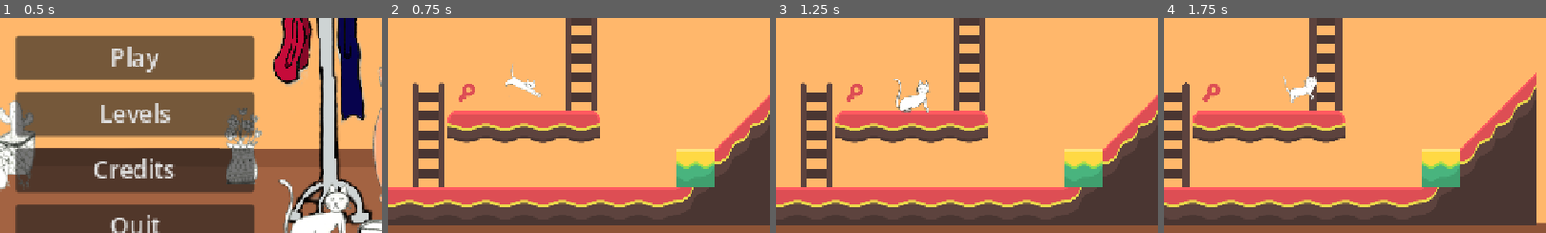
Above: before the commit, frames 1-4 (left to right).
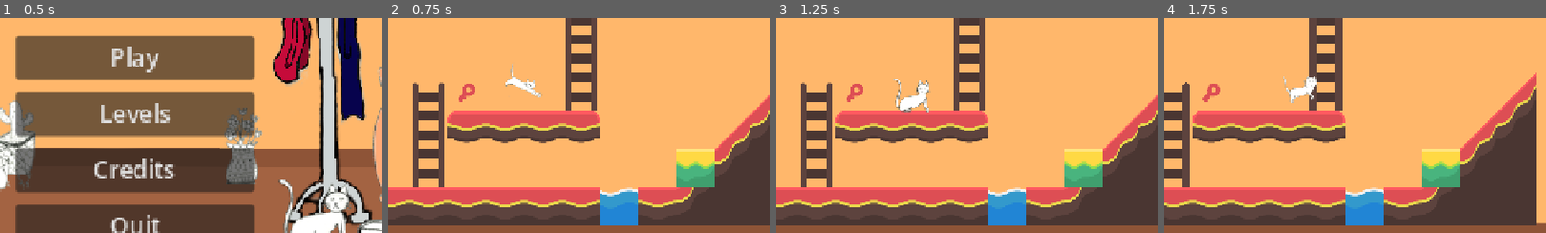
Above: after the commit, the same moments.

Repository: Fantasiel/GameJam25
Game: Godot game, scene res://scenes/menu.tscn
Same seed, same stepped clock (60 frames per second), same inputs: the game is played once before the commit and once after it.
Inputs:
- Up to frame 1 (0.5 s): no input
- Up to frame 2 (0.75 s): click "Play" at 0.5 s
- Up to frame 3 (1.25 s): no input
- Up to frame 4 (1.75 s): hold Right (move_right) from 1.28 s (still down); tap Delete (die) at 1.35 s; tap Space (jump) at 1.52 s
The pictures show only the part of the screen within x 32-82%, y 37-87%; the shares and areas given below are measured in that part.

Frame 1 is identical in both runs. In frame 2, 1.8% of the frame differs, in the area x 55-66%, y 78-97%; in frame 3, 1.8%; in frame 4, 1.8%.

Commit message:
change project layers and cat layer

Diff:
--- a/project.godot
+++ b/project.godot
@@ -80,8 +80,10 @@
 [layer_names]
 
 2d_physics/layer_1="Player"
-2d_physics/layer_2="Floor"
-2d_physics/layer_3="Button"
+2d_physics/layer_2="World"
+2d_physics/layer_3="Interactable"
+2d_physics/layer_4="Trap"
+2d_physics/layer_5="Slappable"
 
 [rendering]
 
--- a/scenes/cat/area_2d.gd
+++ b/scenes/cat/area_2d.gd
@@ -1,4 +1,12 @@
 extends Area2D
+
+enum Layers {
+	Player = 1,
+	World = 2,
+	Interactable = 4,
+	Trap = 8,
+	Slappable = 16
+}
 
 func _on_body_entered(body) -> void:
 	var cat = get_parent()
@@ -10,3 +18,8 @@
 	var cat = get_parent()
 	if body is Vase:
 		cat.slappable_bodies.erase(body.get_instance_id());
+
+
+func _on_body_shape_entered(body_rid: RID, body: Node2D, body_shape_index: int, local_shape_index: int) -> void:
+	if PhysicsServer2D.body_get_collision_layer(body_rid) & 8 > 0:
+		print("death")
--- a/scenes/cat/cat.tscn
+++ b/scenes/cat/cat.tscn
@@ -357,6 +357,7 @@
 [node name="Cat" type="CharacterBody2D"]
 z_index = 5
 collision_layer = 0
+collision_mask = 9
 script = SubResource("GDScript_t8swq")
 
 [node name="AnimatedSprite2D" type="AnimatedSprite2D" parent="."]
@@ -381,6 +382,7 @@
 hit_from_inside = true
 
 [node name="Area2D" type="Area2D" parent="."]
+collision_mask = 31
 script = ExtResource("18_fyj7c")
 
 [node name="CollisionShape2D" type="CollisionShape2D" parent="Area2D"]
@@ -390,3 +392,4 @@
 [connection signal="animation_finished" from="AnimatedSprite2D" to="." method="_on_animation_finished"]
 [connection signal="body_entered" from="Area2D" to="Area2D" method="_on_body_entered"]
 [connection signal="body_exited" from="Area2D" to="Area2D" method="_on_body_exited"]
+[connection signal="body_shape_entered" from="Area2D" to="Area2D" method="_on_body_shape_entered"]
--- a/scenes/levels/test.tscn
+++ b/scenes/levels/test.tscn
@@ -324,7 +324,9 @@
 10:9/0 = 0
 11:9/0 = 0
 12:9/0 = 0
+12:9/0/physics_layer_3/polygon_0/points = PackedVector2Array(-32, 0, 32, 0, 32, 32, -32, 32)
 13:9/0 = 0
+13:9/0/physics_layer_3/polygon_0/points = PackedVector2Array(-32, 0, 32, 0, 32, 32, -32, 32)
 14:9/0 = 0
 15:9/0 = 0
 16:9/0 = 0
@@ -355,9 +357,13 @@
 10:10/0 = 0
 11:10/0 = 0
 12:10/0 = 0
+12:10/0/physics_layer_3/polygon_0/points = PackedVector2Array(-32, 0, 32, 0, 32, 32, -32, 32)
 13:10/0 = 0
+13:10/0/physics_layer_3/polygon_0/points = PackedVector2Array(-32, 0, 32, 0, 32, 32, -32, 32)
 14:10/0 = 0
+14:10/0/physics_layer_3/polygon_0/points = PackedVector2Array(-32, 0, 32, 0, 32, 32, -32, 32)
 15:10/0 = 0
+15:10/0/physics_layer_3/polygon_0/points = PackedVector2Array(-32, 0, 32, 0, 32, 32, -32, 32)
 16:10/0 = 0
 17:10/0 = 0
 18:10/0 = 0
@@ -386,9 +392,13 @@
 10:11/0 = 0
 11:11/0 = 0
 12:11/0 = 0
+12:11/0/physics_layer_3/polygon_0/points = PackedVector2Array(-32, -32, 32, -32, 32, 32, -32, 32)
 13:11/0 = 0
+13:11/0/physics_layer_3/polygon_0/points = PackedVector2Array(-32, -32, 32, -32, 32, 32, -32, 32)
 14:11/0 = 0
+14:11/0/physics_layer_3/polygon_0/points = PackedVector2Array(-32, -32, 32, -32, 32, 32, -32, 32)
 15:11/0 = 0
+15:11/0/physics_layer_3/polygon_0/points = PackedVector2Array(-32, -32, 32, -32, 32, 32, -32, 32)
 16:11/0 = 0
 17:11/0 = 0
 18:11/0 = 0
@@ -404,6 +414,7 @@
 physics_layer_1/collision_mask = 2
 physics_layer_2/collision_layer = 4
 physics_layer_2/collision_mask = 4
+physics_layer_3/collision_layer = 8
 sources/0 = SubResource("TileSetAtlasSource_yp2xm")
 
 [sub_resource type="WorldBoundaryShape2D" id="WorldBoundaryShape2D_8153q"]
@@ -462,7 +473,7 @@
 shape = SubResource("RectangleShape2D_koekj")
 
 [node name="TileMapLayer" type="TileMapLayer" parent="."]
-tile_map_data = PackedByteArray("AAD+/wEAAAAFAAAAAAD//wEAAAAGAAAAAAAAAAEAAAAGAAAAAAABAAEAAAAHAAAAAAACAAMAAAACAAAAAAABAAMAAAACAAAAAAAAAAMAAAACAAAAAAD//wM …(655 unchanged characters)…
+tile_map_data = PackedByteArray("AAD+/wEAAAAFAAAAAAD//wEAAAAGAAAAAAAAAAEAAAAGAAAAAAABAAEAAAAHAAAAAAACAAMAAAAMAAoAAAABAAMAAAACAAAAAAAAAAMAAAACAAAAAAD//wM …(655 unchanged characters)…
 tile_set = SubResource("TileSet_qgfly")
 
 [node name="WorldBoundary" type="StaticBody2D" parent="."]
